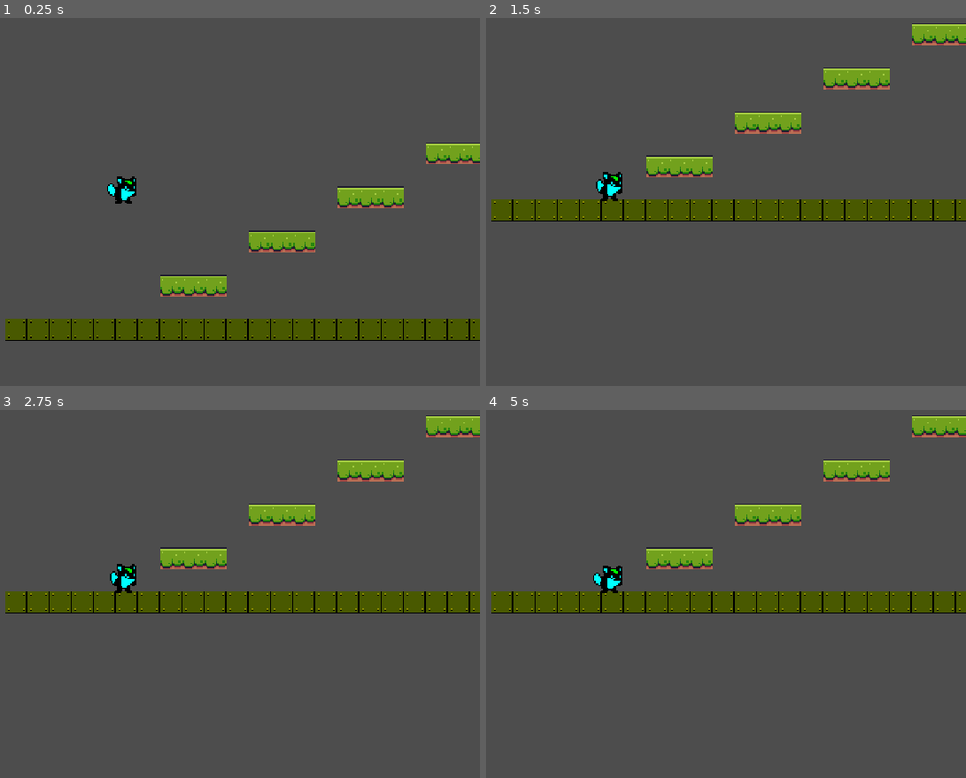
Above: before the commit, frames 1-4 (two rows, left to right).
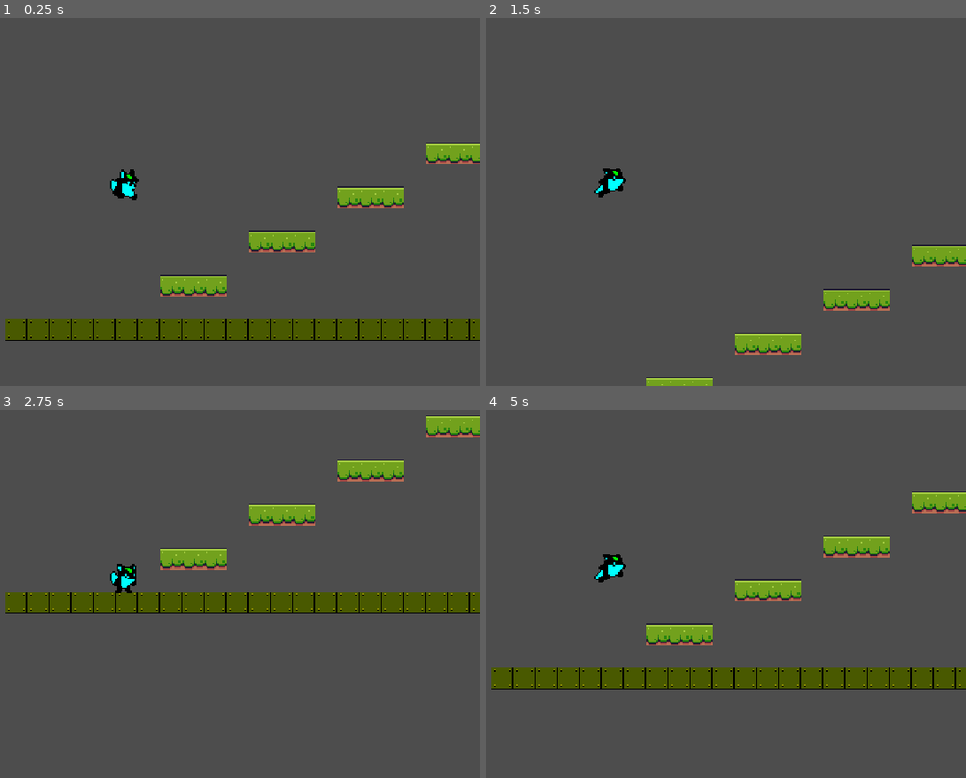
Above: after the commit, the same moments.

Repository: eugencic/PookieGame
Game: Godot game, scene res://level_base/level_base.tscn
Two runs of this game, one before a commit and one after it. Both use one fixed random seed, a clock stepped at 60 frames per second and the inputs below. The project has no main scene, so this scene is started directly.
Inputs:
- Up to frame 1 (0.25 s): no input
- Up to frame 2 (1.5 s): tap Enter (ui_accept) at 0.5, 0.6 s; hold Right (ui_right) from 0.53 s (still down); tap Space (jump, bound only after the commit) at 0.77, 0.8, 1.07, 1.35 s
- Up to frame 3 (2.75 s): tap Space (jump, bound only after the commit) at 1.52, 1.82, 2.3 s; tap Enter (ui_accept) at 1.55, 2.1 s; release Right (ui_right) at 2.03 s; hold Left (ui_left) from 2.03 s (still down)
- Up to frame 4 (5 s): release Left (ui_left) at 2.78 s; hold Right (ui_right) 2.78-4.28 s; tap Enter (ui_accept) at 2.85, 4.35 s; tap Space (jump, bound only after the commit) at 3.02, 3.32, 3.6, 3.77, 4.07, 4.52, 4.82 s; hold Left (ui_left) from 4.28 s (still down)

The runs differ from the first frame. In frame 1, 0.3% of the frame differs, in the area x 22-29%, y 41-51%; in frame 2, 12%; in frame 3, 0.4%; in frame 4, 18%, in the area x 1-100%, y 1-76%.

Commit message:
add player movement and state

Diff:
--- a/player/player.gd
+++ b/player/player.gd
@@ -6,35 +6,66 @@
 @onready var animation_player = $AnimationPlayer
 
 const GRAVITY: float = 500.0
+const RUN_SPEED: float = 120.0
+const MAX_FALL: float = 400.0
+const HURT_TIME: float = 0.3
+const JUMP_VELOCITY: float = -400.0
+
+enum PLAYER_STATE { IDLE, RUN, JUMP, FALL, HURT }
+
+var _state: PLAYER_STATE = PLAYER_STATE.IDLE
 
 func _physics_process(delta):
 	if is_on_floor() == false:
 		velocity.y += GRAVITY * delta
 
+	get_input()
 	move_and_slide()
+	calculate_state()
 
-#const SPEED = 300.0
-#const JUMP_VELOCITY = -400.0
-#
-## Get the gravity from the project settings to be synced with RigidBody nodes.
-#var gravity = ProjectSettings.get_setting("physics/2d/default_gravity")
-#
-#
-#func _physics_process(delta):
-	## Add the gravity.
-	#if not is_on_floor():
-		#velocity.y += gravity * delta
-#
-	## Handle jump.
-	#if Input.is_action_just_pressed("ui_accept") and is_on_floor():
-		#velocity.y = JUMP_VELOCITY
-#
-	## Get the input direction and handle the movement/deceleration.
-	## As good practice, you should replace UI actions with custom gameplay actions.
-	#var direction = Input.get_axis("ui_left", "ui_right")
-	#if direction:
-		#velocity.x = direction * SPEED
-	#else:
-		#velocity.x = move_toward(velocity.x, 0, SPEED)
-#
-	#move_and_slide()
+func get_input() -> void:
+
+	velocity.x = 0
+
+	if Input.is_action_pressed("left") == true:
+		velocity.x = -RUN_SPEED
+	elif Input.is_action_pressed("right") == true:
+		velocity.x = RUN_SPEED
+
+	if Input.is_action_just_pressed("jump") == true and is_on_floor() == true:
+		velocity.y = JUMP_VELOCITY
+
+	velocity.y = clampf(velocity.y, JUMP_VELOCITY, MAX_FALL)
+
+func calculate_state() -> void:
+
+	if _state == PLAYER_STATE.HURT:
+		return
+
+	if is_on_floor() == true:
+		if velocity.x == 0:
+			set_state(PLAYER_STATE.IDLE)
+		else:
+			set_state(PLAYER_STATE.RUN)
+	else:
+		if velocity.y > 0:
+			set_state(PLAYER_STATE.FALL)
+		else:
+			set_state(PLAYER_STATE.JUMP)
+
+func set_state(new_state: PLAYER_STATE) -> void:
+
+	if new_state == _state:
+		return
+
+	_state = new_state
+
+	match _state:
+		PLAYER_STATE.IDLE:
+			animation_player.play("idle")
+		PLAYER_STATE.RUN:
+			animation_player.play("run")
+		PLAYER_STATE.JUMP:
+			animation_player.play("jump")
+		PLAYER_STATE.FALL:
+			animation_player.play("fall")
--- a/project.godot
+++ b/project.godot
@@ -20,6 +20,29 @@
 window/size/viewport_height=600
 window/stretch/mode="canvas_items"
 
+[input]
+
+left={
+"deadzone": 0.5,
+"events": [Object(InputEventKey,"resource_local_to_scene":false,"resource_name":"","device":-1,"window_id":0,"alt_pressed":false,"shift_pressed":false,"ctrl_pressed":false,"meta_pressed":false,"pressed":false,"keycode":0,"physical_keycode":65,"key_label":0,"unicode":97,"echo":false,"script":null)
+]
+}
+right={
+"deadzone": 0.5,
+"events": [Object(InputEventKey,"resource_local_to_scene":false,"resource_name":"","device":-1,"window_id":0,"alt_pressed":false,"shift_pressed":false,"ctrl_pressed":false,"meta_pressed":false,"pressed":false,"keycode":0,"physical_keycode":68,"key_label":0,"unicode":100,"echo":false,"script":null)
+]
+}
+jump={
+"deadzone": 0.5,
+"events": [Object(InputEventKey,"resource_local_to_scene":false,"resource_name":"","device":-1,"window_id":0,"alt_pressed":false,"shift_pressed":false,"ctrl_pressed":false,"meta_pressed":false,"pressed":false,"keycode":0,"physical_keycode":32,"key_label":0,"unicode":32,"echo":false,"script":null)
+]
+}
+shoot={
+"deadzone": 0.5,
+"events": [Object(InputEventMouseButton,"resource_local_to_scene":false,"resource_name":"","device":-1,"window_id":0,"alt_pressed":false,"shift_pressed":false,"ctrl_pressed":false,"meta_pressed":false,"button_mask":1,"position":Vector2(87, 15),"global_position":Vector2(91, 56),"factor":1.0,"button_index":1,"canceled":false,"pressed":true,"double_click":false,"script":null)
+]
+}
+
 [rendering]
 
 textures/canvas_textures/default_texture_filter=0
